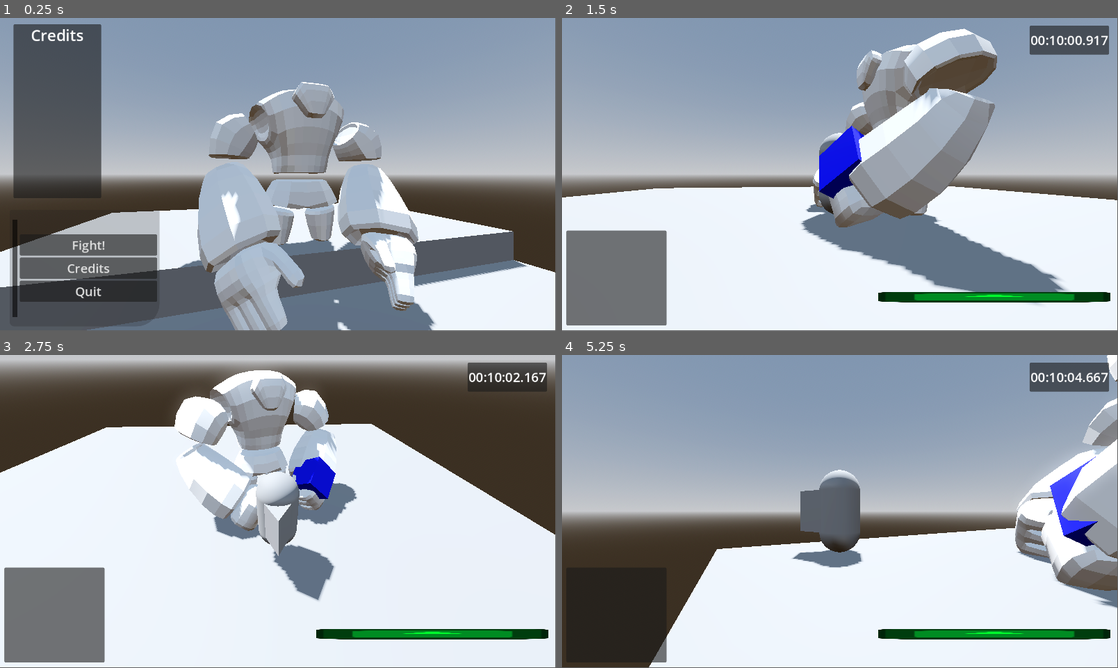
Above: before the commit, frames 1-4 (two rows, left to right).
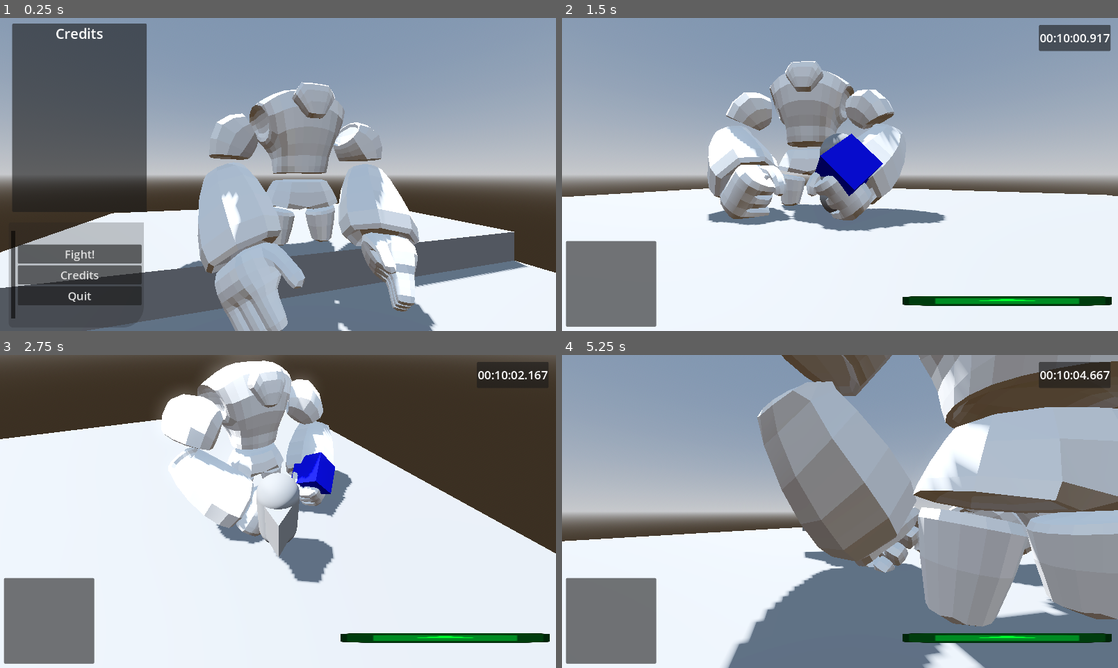
Above: after the commit, the same moments.

Repository: EroAxe/Golem-Rush
Game: Godot game, scene res://UI/boot_screen.tscn
The game is run twice, just before and just after one commit, with the same random seed, the same clock (stepped at 60 frames per second) and the same inputs. Before the commit the project has no main scene; this scene is started directly in both runs. The engine's default icon, where the game draws it, is replaced by a stand-in: a white triangle on a blue panel in a dark square.
Inputs (mouse positions are in pixels of both pictures, inside the frame that each line leads up to):
- Up to frame 1 (0.25 s): no input
- Up to frame 2 (1.5 s): click "Fight!" at 0.5 s; move the mouse to (962, 158) at 1.27 s; hold D (right) from 1.28 s (still down); click (962, 158) at 1.35 s
- Up to frame 3 (2.75 s): tap Space (jump) at 1.52, 2.27 s; move the mouse to (166, 527) at 2.02 s; release D (right) at 2.03 s; hold S (down) from 2.03 s (still down); click (166, 527) at 2.1 s
- Up to frame 4 (5.25 s): move the mouse to (895, 442) at 2.77 s; release S (down) at 2.78 s; hold D (right) 2.78-3.53 s; click (895, 442) at 2.85 s; move the mouse to (812, 574) at 3.52 s; hold W (up) 3.53-4.28 s; click (812, 574) at 3.6 s; tap Space (jump) at 3.77, 4.52 s; move the mouse to (1006, 558) at 4.27 s; hold A (left) from 4.28 s (still down); click (1006, 558) at 4.35 s; move the mouse to (673, 464) at 5.02 s; click (673, 464) at 5.1 s
In our replay, the window is 799x449 before the commit and 800x450 after it. These sizes can differ from the game's own. Grey fills any space a smaller window leaves; there, only what the larger window draws over its background counts as a difference.

The runs differ from the first frame. In frame 1, 10% of the frame differs, in the area x 0-100%, y 0-100%; in frame 2, 26%; in frame 3, 22%; in frame 4, 56%.
Error in both runs: Invalid access to property or key 'dmg' on a base object of type 'Nil'. (res://Classes/Resources/Stats.gd:15)

Commit message:
Increased the Window Size

Diff:
--- a/project.godot
+++ b/project.godot
@@ -11,12 +11,18 @@
 [application]
 
 config/name="Godot Wild Jam 56"
+run/main_scene="res://UI/boot_screen.tscn"
 config/features=PackedStringArray("4.0", "Forward Plus")
 config/icon="res://icon.svg"
 
 [autoload]
 
 ScoreList="*res://Classes/Autoloads/Score_List.gd"
+
+[display]
+
+window/size/viewport_width=1280
+window/size/viewport_height=720
 
 [input]
 
